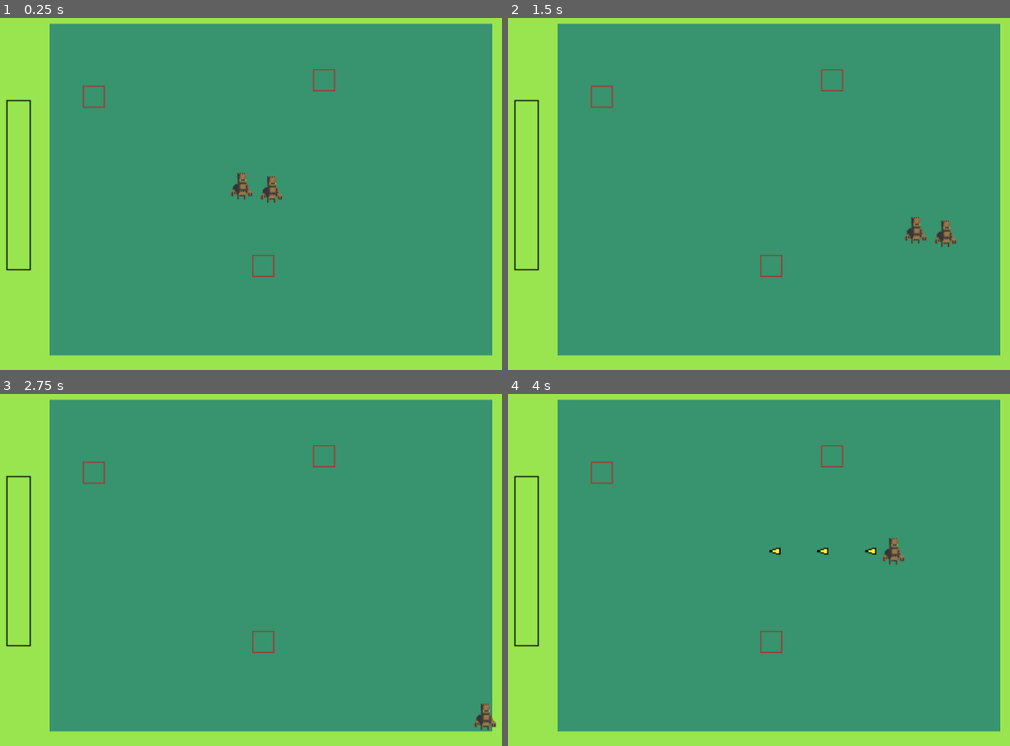
Above: before the commit, frames 1-4 (two rows, left to right).
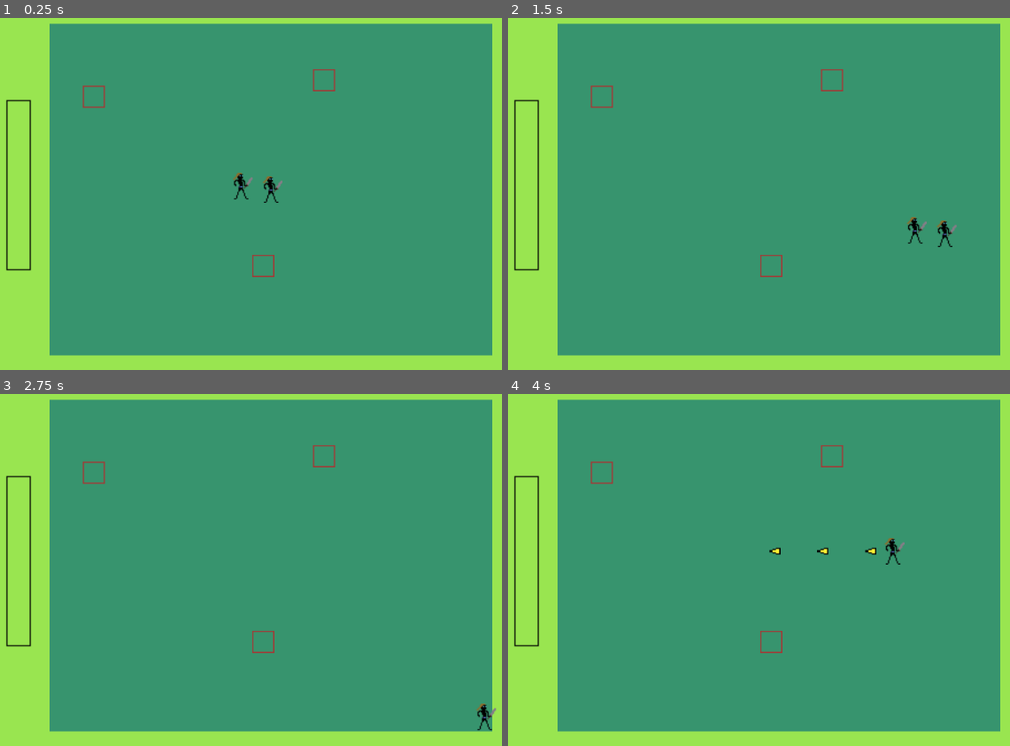
Above: after the commit, the same moments.

Repository: ossimon/Monomachia
Game: Godot game, scene res://levels/default_level/default_level.tscn
Same seed, same stepped clock (60 frames per second), same inputs: the game is played once before the commit and once after it.
Inputs (mouse positions are in pixels of both pictures, inside the frame that each line leads up to):
- Up to frame 1 (0.25 s): no input
- Up to frame 2 (1.5 s): tap Enter at 0.5 s; move the mouse to (934, 169) at 0.52 s; press the mouse at (934, 169) at 0.53 s; hold D (Move right) 0.53-1.28 s; move the mouse to (638, 208) at 1.27 s; release the mouse at (638, 208) at 1.28 s; hold S (Move down) from 1.28 s (still down); click (638, 208) at 1.35 s
- Up to frame 3 (2.75 s): move the mouse to (341, 478) at 2.02 s; release S (Move down) at 2.03 s; press the mouse at (341, 478) at 2.03 s; hold D (Move right) from 2.03 s (still down)
- Up to frame 4 (4 s): move the mouse to (743, 643) at 2.77 s; release D (Move right) at 2.78 s; release the mouse at (743, 643) at 2.78 s; hold W (Move up) 2.78-3.53 s; click (743, 643) at 2.85 s; move the mouse to (989, 626) at 3.52 s; press the mouse at (989, 626) at 3.53 s; hold A (Move left) from 3.53 s (still down)

The runs differ from the first frame. In frame 1, 0.4% of the frame differs, in the area x 45-57%, y 43-53%; in frame 2, 0.5%, in the area x 79-90%, y 56-66%; in frame 3, 0.2%; in frame 4, 0.2%.

Commit message:
deleted print statement

Diff:
--- a/Projectiles/Bullet/bullet.gd
+++ b/Projectiles/Bullet/bullet.gd
@@ -14,7 +14,6 @@
 
 
 func _on_body_entered(body):
-	print('body hit')
 	if "hit" in body:
 		body.hit(damage)
 	queue_free()
--- a/characters/Player/Player.tscn
+++ b/characters/Player/Player.tscn
@@ -1,7 +1,7 @@
 [gd_scene load_steps=4 format=3 uid="uid://cmn4o8m8j7yck"]
 
+[ext_resource type="Texture2D" uid="uid://bjovrpqmcq4bk" path="res://characters/Player/Player.png" id="1_hnik5"]
 [ext_resource type="Script" path="res://characters/Player/Player.gd" id="1_ib2pd"]
-[ext_resource type="Texture2D" uid="uid://c6cw53lcmofww" path="res://sprites/characters/golem/golem_idle.png" id="2_hpml2"]
 
 [sub_resource type="CapsuleShape2D" id="CapsuleShape2D_t3hjr"]
 radius = 7.0
@@ -15,7 +15,7 @@
 
 [node name="Sprite2D" type="Sprite2D" parent="."]
 position = Vector2(0.695, 0)
-texture = ExtResource("2_hpml2")
+texture = ExtResource("1_hnik5")
 
 [node name="ShootingTimer" type="Timer" parent="."]
 wait_time = 0.2
